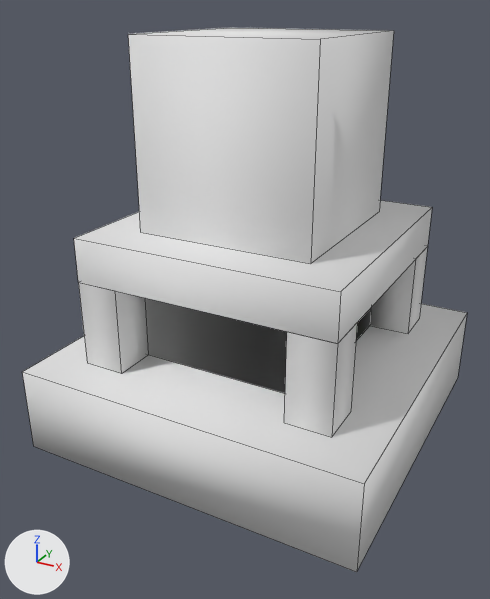
What one commit did to the OBJ model src/main/resources/assets/controlengineering/models/bus_interface.obj.
One viewpoint serves both versions: a 50 mm camera at (0.922, -1.327, 0.598) aimed at (0.49, -0.543, 0.206). Lighting does not change. The marker at lower left points along +X, +Y and +Z. Mesh edges are drawn as thin lines. Where no turn or scale is listed for an object, it has been applied to the vertices.

Before the edit, the objects in view are built like this:
```python
me_businterface = bpy.data.meshes.new('BusInterface')
me_businterface.from_pydata(...)  # 52 vertices, 37 faces; spans x 0.25..0.75, y -0.75..-0.25, z 0.0..0.563
me_businterface.materials.append(mat_none)  # white #e7e7e7
ob_businterface = bpy.data.objects.new('BusInterface', me_businterface)
ob_businterface.location = (0.0, 0.0, 0.0)
```
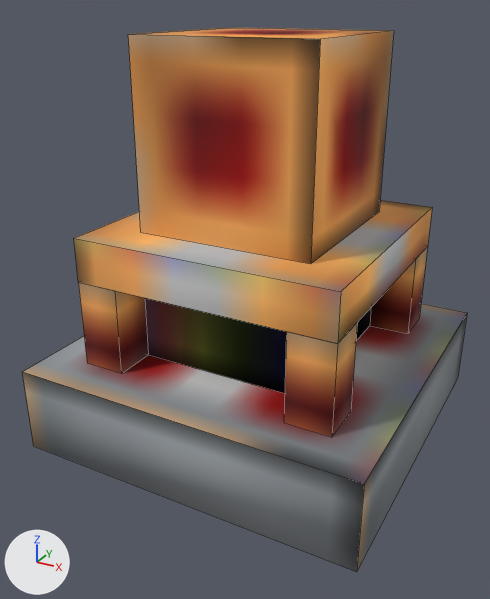
Patch to the scene script:
```diff
--- a/src/main/resources/assets/controlengineering/models/bus_interface.obj.py
+++ b/src/main/resources/assets/controlengineering/models/bus_interface.obj.py
@@ img_bus_interface @@
+img_bus_interface = load_image('bus_interface', '../textures/block/bus_interface.png', 16, 16, 'sRGB')
@@ mat_interface @@
+mat_interface = principled_material('interface')
+mat_interface.texture = img_bus_interface
+mat_interface.roughness = 1.0
@@ me_businterface @@
 me_businterface.from_pydata(...)  # 52 vertices, 37 faces; spans x 0.25..0.75, y -0.75..-0.25, z 0.0..0.563
-me_businterface.materials.append(mat_none)  # white #e7e7e7
+me_businterface.materials.append(mat_interface)  # picture img_bus_interface
```

Pixel boxes [x1, y1, x2, y2] of what changed, in the pictures (490 x 599 px):
'BusInterface', recoloured
    both: [23, 27, 467, 572]
